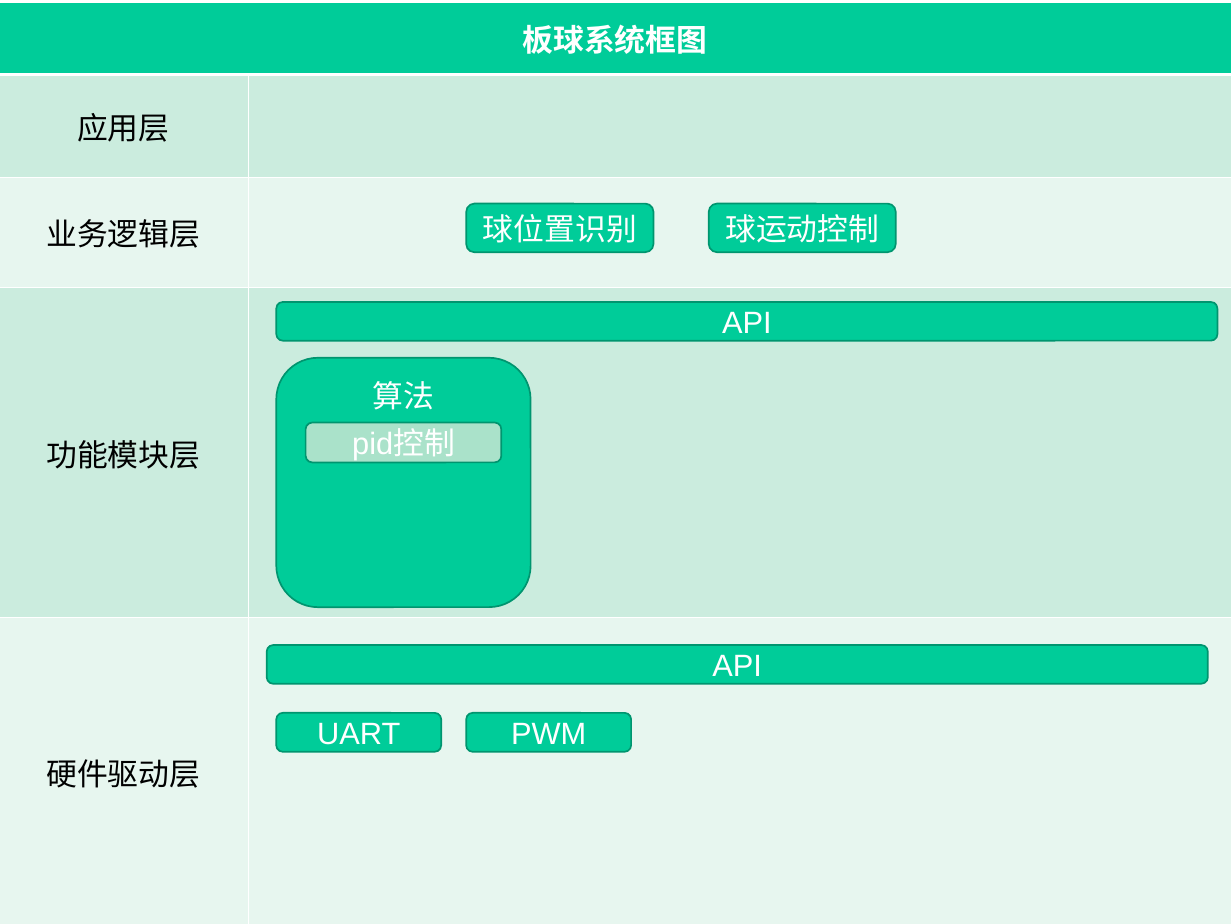
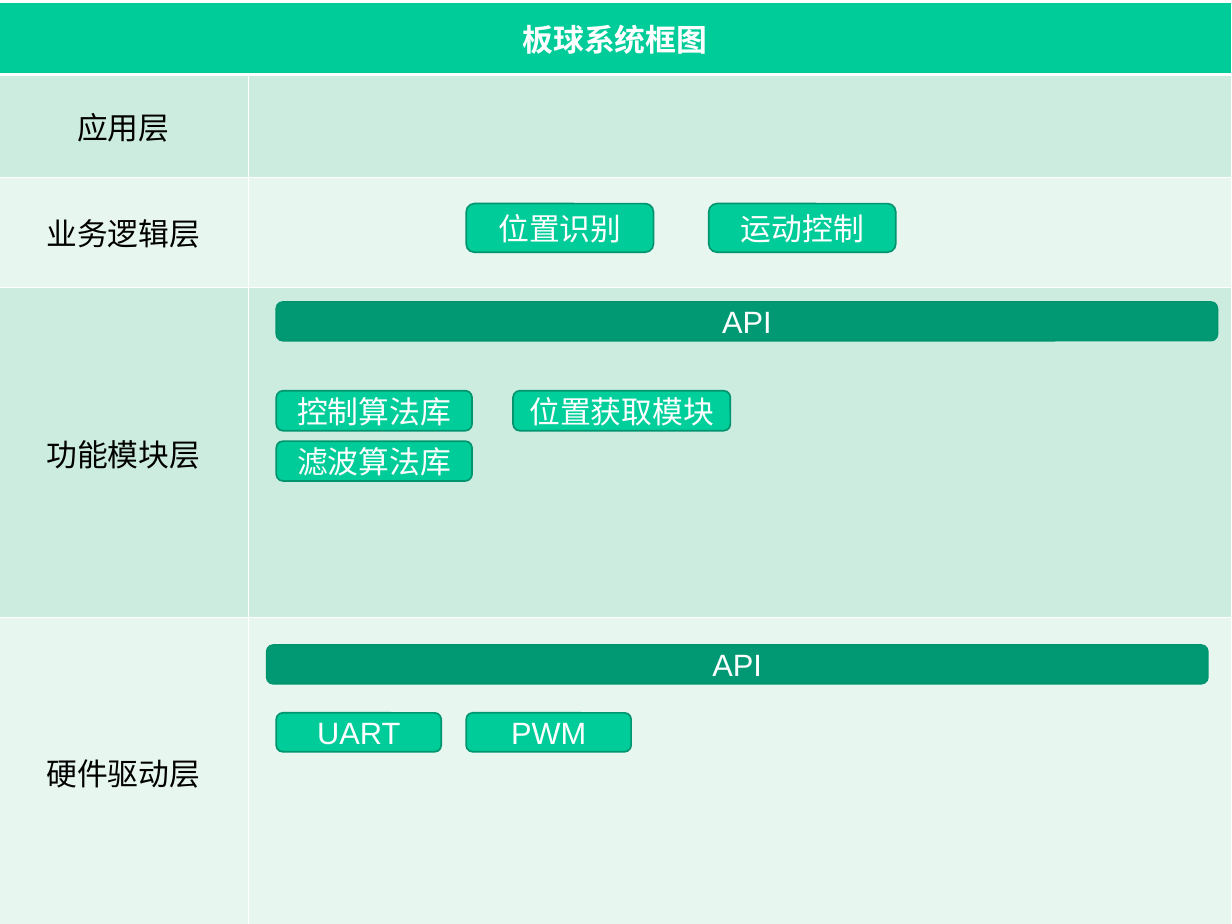
Before and after one commit to greedyhao/trembling-ball-pid, a slide deck: slide 2 of documentation/板球控制系统.ppt. Drawn at 1232x924 pixels with LibreOffice and Linux fonts; fonts in the diff are those of the drawing. Boxes give left, top, right and bottom in pixels: in the first picture for what was removed or moved away, otherwise in the second. Text is boxed around its words. In the diff, an @@ line names an element or a change of style, - is before the commit and + after.

```diff
--- a/documentation/板球控制系统.ppt
+++ b/documentation/板球控制系统.ppt
@@ text in rounded rectangle at bbox=[498, 214, 621, 243]: text changed @@
-球位置识别
+位置识别
@@ text in rounded rectangle at bbox=[741, 214, 864, 243]: text changed @@
-球运动控制
+运动控制
@@ rounded rectangle "API" at bbox=[276, 302, 1217, 340]: fill #00CC99 to #009973 @@
@@ rounded rectangle added at bbox=[276, 391, 472, 430], fill #00CD9A, outline #00956F 0.99 pt, 18 pt, text #FFFFFF @@
+控制算法库
@@ rounded rectangle added at bbox=[513, 391, 729, 430], fill #00CE9B, outline #00956F 0.99 pt, 18 pt, text #FFFFFF @@
+位置获取模块
@@ rounded rectangle "滤波算法库": place and size @@
-rounded rectangle "滤波算法库" at bbox=[276, 357, 530, 606]
+rounded rectangle "滤波算法库" at bbox=[276, 441, 472, 480]
@@ rounded rectangle "滤波算法库" at bbox=[276, 441, 472, 480]: vertical alignment top to middle @@
@@ text in rounded rectangle at bbox=[297, 447, 451, 482]: text changed @@
-算法
+滤波算法库
@@ rounded rectangle removed at bbox=[306, 423, 501, 462] @@
-pid控制
@@ rounded rectangle "API" at bbox=[266, 646, 1207, 684]: fill #00CC99 to #009973 @@
```
Also in this commit, not shown: 1 slide added, 6 other files.
